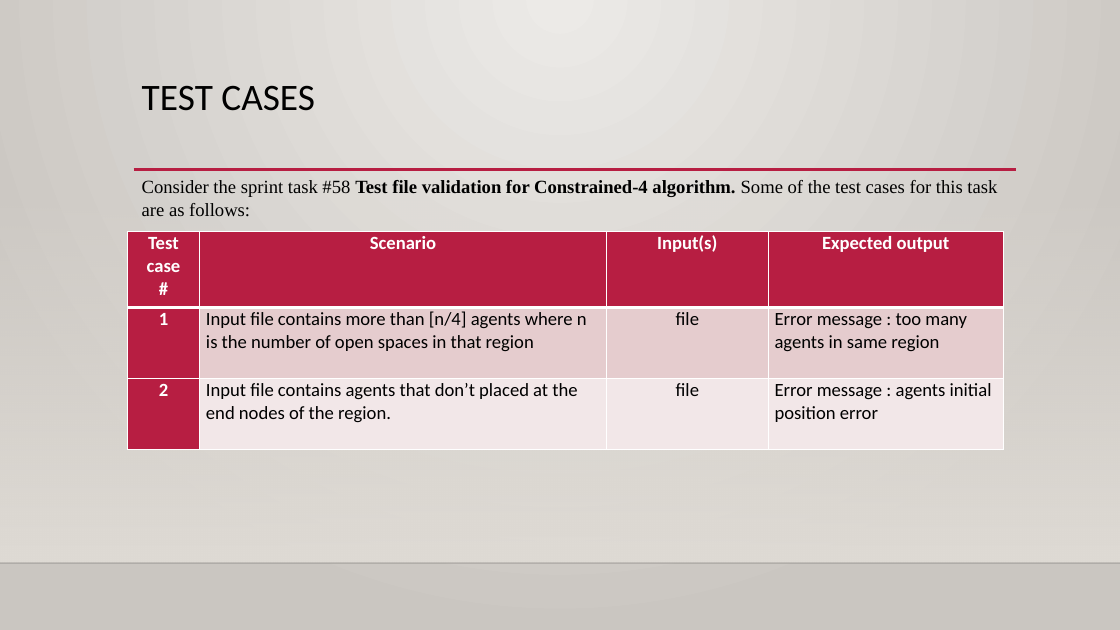
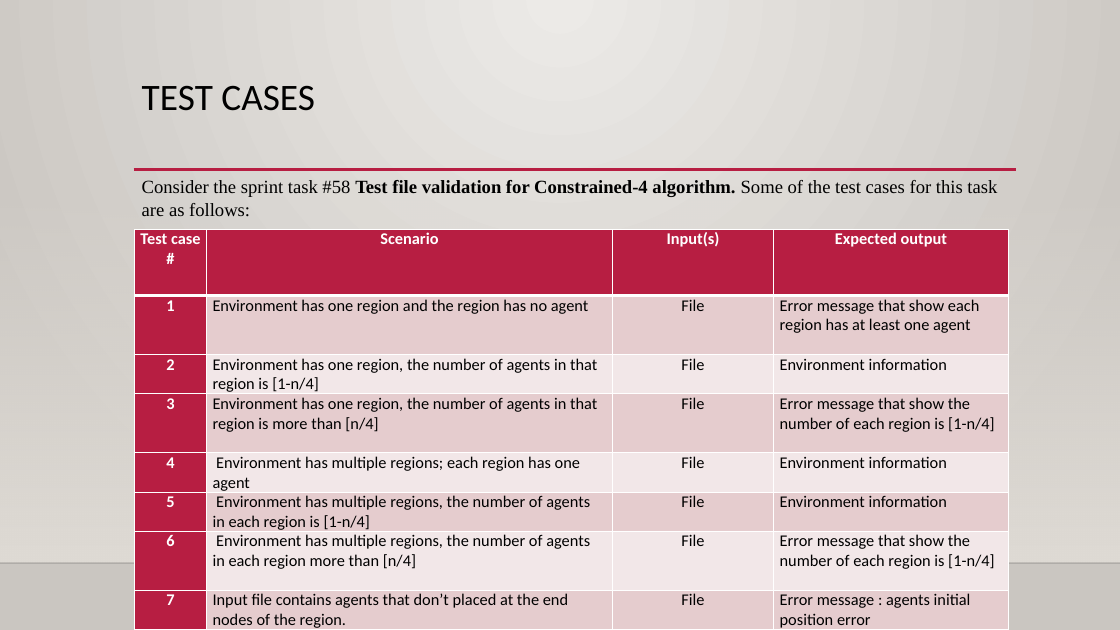
Before and after one commit to Giant-Visualize/Giant-Visualize-Multi-Agent-Patrolling, a slide deck: slide 9 of Document/GIANTS_FifthPresentation.pptx. Drawn at 1120x630 pixels with LibreOffice and Linux fonts; fonts in the diff are those of the drawing; background and template pictures are left out. Boxes give left, top, right and bottom in pixels: in the first picture for what was removed or moved away, otherwise in the second. Text is boxed around its words. In the diff, an @@ line names an element or a change of style, - is before the commit and + after.

Commit message:
ppt

```diff
--- a/Document/GIANTS_FifthPresentation.pptx
+++ b/Document/GIANTS_FifthPresentation.pptx
@@ table at [134,229,1008,630] @@
-row 2: 1 | Input file contains more than [n/4] agents where n is the number of open spaces in that region | file | Error message : too many agents in same region
-row 3: 2 | Input file contains agents that don’t placed at the end nodes of the region. | file | Error message : agents initial position error
+row 2: 1 | Environment has one region and the region has no agent | File | Error message that show each region has at least one agent
+row 3: 2 | Environment has one region, the number of agents in that region is [1-n/4] | File | Environment information
+row 4: 3 | Environment has one region, the number of agents in that region is more than [n/4] | File | Error message that show the number of each region is [1-n/4]
+row 5: 4 | Environment has multiple regions; each region has one agent | File | Environment information
+row 6: 5 | Environment has multiple regions, the number of agents in each region is [1-n/4] | File | Environment information
+row 7: 6 | Environment has multiple regions, the number of agents in each region more than [n/4] | File | Error message that show the number of each region is [1-n/4]
+row 8: 7 | Input file contains agents that don’t placed at the end nodes of the region. | File | Error message : agents initial position error
@@ table: place and size @@
-table at [127,232,1003,450]
+table at [134,229,1008,630]
```
Also in this commit, not shown: 1 other slide changed.
